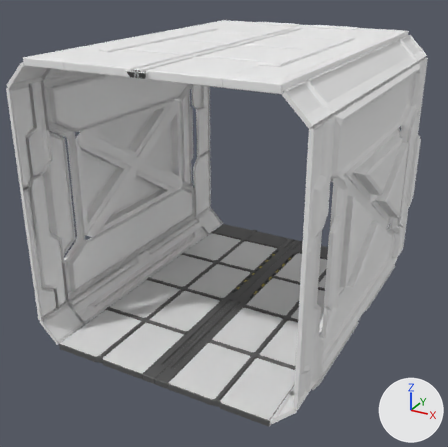
An edit to the Blender file spacestation.blend, drawn before and after from the same camera.
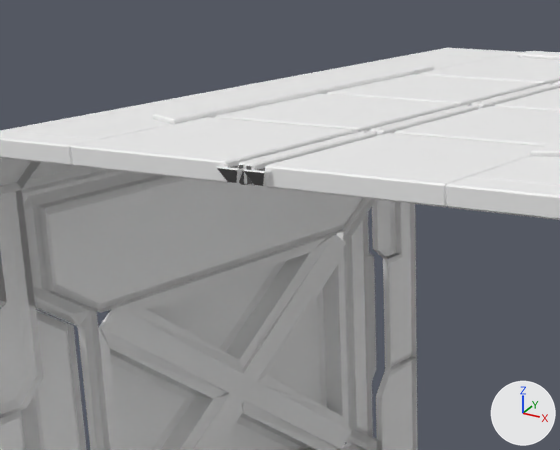
Old and new are each drawn whole from a 50 mm camera at (4.11, -8.03, 5.27) aimed at (-0.11, -0.36, 1.44) and again close up on the part from 8% to 61% of the width and 0% to 43% of the height. Lighting does not change. The marker at lower right points along +X, +Y and +Z.

Objects in the first close-up: 'Corridor'.
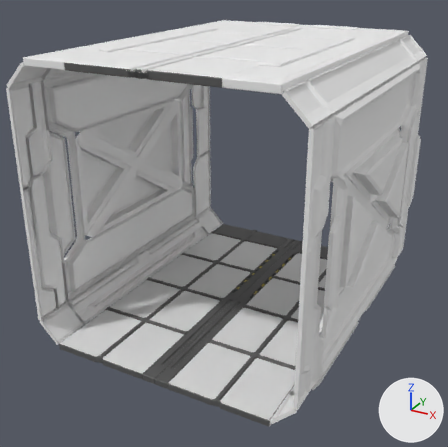
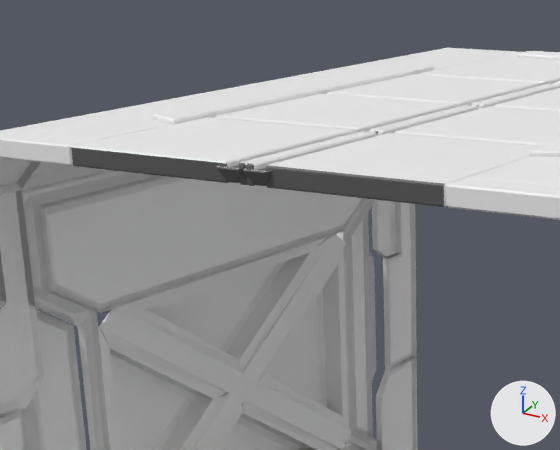
Location of each change, (x1, y1, x2, y2) in pixels of the close-ups (560 x 450 px):
part 1 of me_cube_002, recoloured
    both: (239, 131, 447, 207)
part 2 of me_cube_002, recoloured
    both: (71, 147, 445, 207)

Diff of the bpy script that builds the scene:
```diff
--- a/spacestation.blend.py
+++ b/spacestation.blend.py
@@ me_cube_002 @@
 me_cube_002.from_pydata(...)  # 9926 vertices, 9790 faces; spans x -2.2..2.2, y -2.54..2.5, z -0.12..4.13
 # used by ob_corridor; location = (0.0, 0.0, 0.0)
+# me_cube_002 part 1: 64 of the faces centred in x -1.07..1.07, y -1.98..-0.81, z 4.0..4.07 switch from mat_metal (white #f3f3f3) to mat_plastic (dark grey #595959)
+# me_cube_002 part 2: 37 of the faces centred in x -1.05..0.58, y -2.53..-2.49, z 4.0..4.1 switch from mat_metal (white #f3f3f3) to mat_plastic (dark grey #595959)
 me_cube_002.materials.append(mat_light)
```
